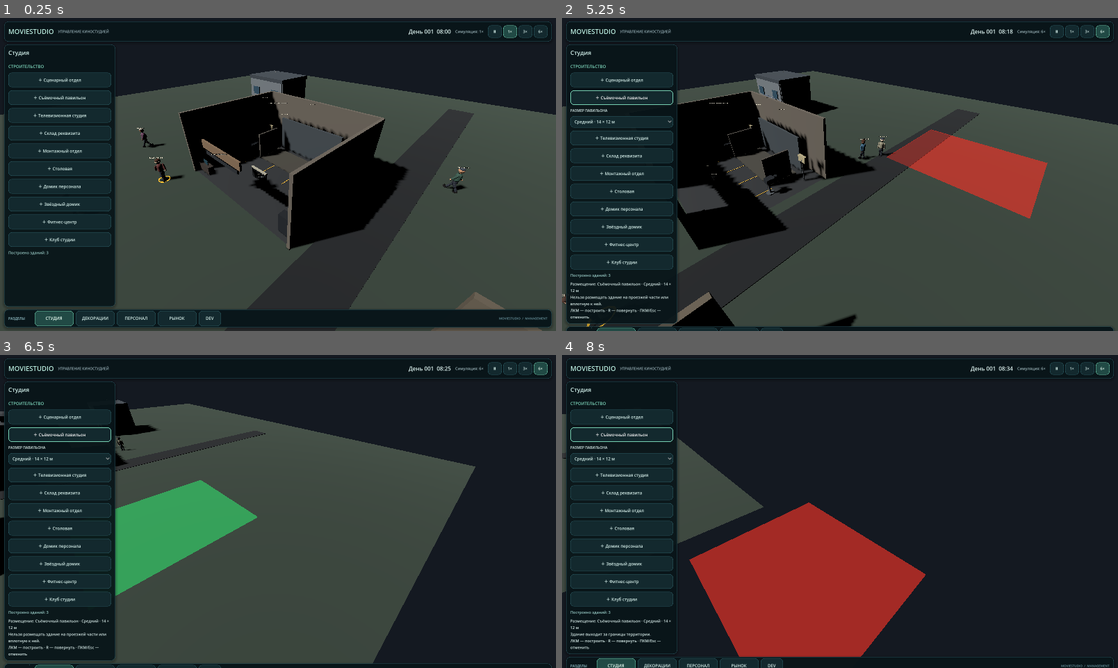
Above: before the commit, frames 1-4 (two rows, left to right).
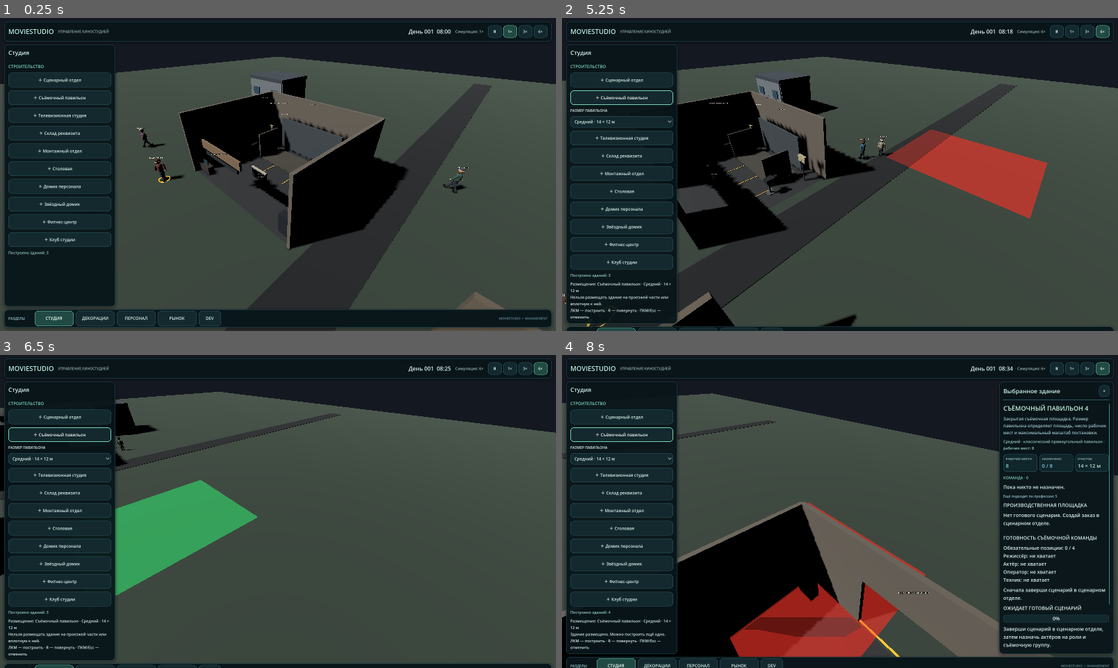
Above: after the commit, the same moments.

Repository: Teft3lb/MovieStudio
Game: Godot game, scene res://scenes/main.tscn
The game is run twice, just before and just after one commit, with the same random seed, the same clock (stepped at 60 frames per second) and the same inputs.
Inputs (mouse positions are in pixels of both pictures, inside the frame that each line leads up to):
- Up to frame 1 (0.25 s): no input
- Up to frame 2 (5.25 s): click "Ⅱ" at 0.5 s; click "1×" at 1.25 s; click "3×" at 2 s; click "6×" at 2.75 s; click "＋ Сценарный отдел" at 3.5 s; click "＋ Съёмочный павильон" at 4.25 s; tap Enter at 5 s; move the mouse to (962, 158) at 5.02 s; hold D from 5.03 s (still down); hold Shift from 5.03 s (still down); click (962, 158) at 5.17 s
- Up to frame 3 (6.5 s): move the mouse to (166, 527) at 5.77 s; release D at 5.78 s; release Shift at 5.78 s; hold S from 5.78 s (still down); tap R at 5.85 s
- Up to frame 4 (8 s): move the mouse to (895, 442) at 6.52 s; release S at 6.53 s; hold D 6.53-7.28 s; hold Shift 6.53-7.28 s; move the mouse to (812, 574) at 7.27 s; hold W from 7.28 s (still down); tap R at 7.35 s; click (812, 574) at 7.42 s

The runs differ from the first frame. In frame 1, 5.6% of the frame differs, in the area x 0-100%, y 12-47%; in frame 2, 6.0%; in frame 3, 22%; in frame 4, 42%, in the area x 0-100%, y 8-100%.

Commit message:
fix(studio): identify film start blockers and expand studio plot

Diff:
--- a/scenes/main.tscn
+++ b/scenes/main.tscn
@@ -8,14 +8,14 @@
 [ext_resource type="Script" path="res://scripts/presentation/ui/studio_hud.gd" id="6_hud"]
 
 [sub_resource type="PlaneMesh" id="PlaneMesh_ground"]
-size = Vector2(100, 100)
+size = Vector2(180, 180)
 
 [sub_resource type="StandardMaterial3D" id="Material_ground"]
 albedo_color = Color(0.22, 0.27, 0.23, 1)
 roughness = 1.0
 
 [sub_resource type="BoxMesh" id="BoxMesh_road"]
-size = Vector3(4, 0.08, 80)
+size = Vector3(4, 0.08, 148)
 
 [sub_resource type="StandardMaterial3D" id="Material_road"]
 albedo_color = Color(0.13, 0.14, 0.15, 1)
--- a/scripts/domain/studio/studio_building_placement_rules.gd
+++ b/scripts/domain/studio/studio_building_placement_rules.gd
@@ -6,7 +6,7 @@
 )
 
 const MIN_BUILDING_GAP: float = 1.5
-const DEFAULT_PLOT_HALF_SIZE: float = 48.0
+const DEFAULT_PLOT_HALF_SIZE: float = 84.0
 const ROAD_CENTER_X: float = 10.0
 const ROAD_HALF_WIDTH: float = 2.0
 const ROAD_CLEARANCE: float = 1.0
--- a/scripts/presentation/orbit_camera_controller.gd
+++ b/scripts/presentation/orbit_camera_controller.gd
@@ -6,7 +6,7 @@
 @export_range(0.0005, 0.02, 0.0005) var mouse_sensitivity: float = 0.004
 @export_range(0.02, 0.3, 0.01) var zoom_factor: float = 0.12
 @export var min_distance: float = 5.0
-@export var max_distance: float = 70.0
+@export var max_distance: float = 125.0
 
 var focus_point: Vector3 = Vector3.ZERO
 var orbit_distance: float = 22.0
--- a/scripts/presentation/studio/film_production_assignment_controller.gd
+++ b/scripts/presentation/studio/film_production_assignment_controller.gd
@@ -399,6 +399,52 @@
 			background_option.set_pressed_no_signal(false)
 	_refresh_production_ui()
 
+func get_assignment_blocker(
+	crew_assignments: Dictionary,
+	cast_assignments: Dictionary,
+	assigned_staff: Array
+) -> String:
+	var script: Variant = _get_latest_script()
+	if script == null:
+		return "Нет готового сценария."
+	var employees_by_id: Dictionary = {}
+	for employee in assigned_staff:
+		employees_by_id[str(employee.id)] = employee
+	var used_ids: Dictionary = {}
+	for role in FILM_CREW_CATALOG_SCRIPT.FILM_CREW_ROLE_CONFIG:
+		var role_id: String = str(role.get("id", ""))
+		var employee_id: String = str(crew_assignments.get(role_id, ""))
+		if employee_id.is_empty():
+			if bool(role.get("required", false)):
+				return "Не назначен сотрудник: %s." % str(role.get("title", role_id))
+			continue
+		if not employees_by_id.has(employee_id):
+			return "Сотрудник для позиции «%s» не назначен в выбранный павильон." % str(role.get("title", role_id))
+		if used_ids.has(employee_id):
+			return "Один сотрудник выбран на несколько позиций съёмочной группы."
+		var employee: Variant = employees_by_id[employee_id]
+		if str(employee.profession_id) != str(role.get("profession_id", "")):
+			return "Профессия сотрудника не подходит для позиции «%s»." % str(role.get("title", role_id))
+		var specialization: String = str(role.get("specialization_id", ""))
+		if not specialization.is_empty() and str(employee.specialization_id) != specialization:
+			return "Необходима специализация для позиции «%s»." % str(role.get("title", role_id))
+		used_ids[employee_id] = true
+	for cast_role in script.cast:
+		var role_id: String = str(cast_role.get("role_id", ""))
+		var employee_id: String = str(cast_assignments.get(role_id, ""))
+		if employee_id.is_empty():
+			return "Не назначен актёр на роль «%s»." % str(cast_role.get("role_title", role_id))
+		if not employees_by_id.has(employee_id):
+			return "Актёр роли «%s» не назначен в выбранный павильон." % str(cast_role.get("role_title", role_id))
+		if used_ids.has(employee_id):
+			return "Один актёр назначен на несколько ролей или одновременно в съёмочную группу. Распредели роли между разными сотрудниками."
+		var actor: Variant = employees_by_id[employee_id]
+		if str(actor.profession_id) not in ["actor", "extra"]:
+			return "На роль «%s» нужен актёр." % str(cast_role.get("role_title", role_id))
+		used_ids[employee_id] = true
+	return "Проверь назначение массовки и обязательные позиции съёмочной группы."
+
+
 func _get_film_crew_assignments(_assigned_staff: Array) -> Dictionary:
 	var result: Dictionary = {}
 	for role_config in FILM_CREW_CATALOG_SCRIPT.FILM_CREW_ROLE_CONFIG:
--- a/scripts/presentation/studio/film_production_controller.gd
+++ b/scripts/presentation/studio/film_production_controller.gd
@@ -183,32 +183,46 @@
 	]
 
 func _can_start_film_production() -> bool:
-	if _get_latest_script() == null:
-		return false
+	return _get_film_production_blocker().is_empty()
+
+
+func _get_film_production_blocker() -> String:
+	var script: Variant = _get_latest_script()
+	if script == null:
+		return "Нет готового сценария. Заверши работу в сценарном отделе."
 	if _active_film_project != null:
 		if str(_active_film_project.status) != "completed":
-			return false
+			return "Предыдущий фильм ещё снимается."
 		var editing_project: Variant = _get_active_editing_project()
 		if editing_project == null or str(editing_project.status) != "completed":
-			return false
+			return "Сначала закончи монтаж предыдущего фильма."
 	var stage_id: String = _get_sound_stage_building_id()
-	if stage_id.is_empty() or not _get_stage_size_requirement_message().is_empty():
-		return false
+	if stage_id.is_empty():
+		return "Построй съёмочный павильон."
+	var stage_size_message: String = _get_stage_size_requirement_message()
+	if not stage_size_message.is_empty():
+		return stage_size_message
 	var assigned_staff: Array = _get_assigned_staff(stage_id)
 	var assignment_controller: RefCounted = _get_assignment_controller()
 	var crew_assignments: Dictionary = assignment_controller.call(
-		"get_film_crew_assignments",
-		assigned_staff
+		"get_film_crew_assignments", assigned_staff
 	)
 	var cast_assignments: Dictionary = assignment_controller.call(
 		"get_cast_assignments"
 	)
-	return bool(assignment_controller.call(
+	if not bool(assignment_controller.call(
 		"has_complete_production_assignments",
 		crew_assignments,
 		cast_assignments,
 		assigned_staff
-	))
+	)):
+		return str(assignment_controller.call(
+			"get_assignment_blocker",
+			crew_assignments,
+			cast_assignments,
+			assigned_staff
+		))
+	return ""
 
 func _find_employee(employee_id: String) -> Variant:
 	if not is_instance_valid(_character_manager):
@@ -1558,11 +1572,8 @@
 				_film_production_status_label.text = "НУЖЕН БОЛЕЕ КРУПНЫЙ ПАВИЛЬОН"
 				_film_production_detail_label.text = stage_size_message
 			else:
-				_film_production_status_label.text = "НЕ ХВАТАЕТ КОМАНДЫ"
-				_film_production_detail_label.text = (
-					"Назначь режиссёра, оператора и техника, затем распредели "
-					+ "актёров по всем ролям сценария."
-			)
+				_film_production_status_label.text = "СЪЁМКИ ПОКА НЕДОСТУПНЫ"
+				_film_production_detail_label.text = _get_film_production_blocker()
 		if _get_latest_script() != null:
 			var set_preview: Dictionary = _get_script_set_dressing_preview(
 				_get_latest_script()
@@ -1590,6 +1601,9 @@
 		if is_instance_valid(_film_production_start_button):
 			_film_production_start_button.text = "НАЧАТЬ СЪЁМКИ"
 			_film_production_start_button.disabled = not can_start
+			_film_production_start_button.tooltip_text = (
+				"" if can_start else _get_film_production_blocker()
+			)
 		return
 
 	var project: Variant = _active_film_project
--- a/scripts/presentation/studio/studio_building_manager.gd
+++ b/scripts/presentation/studio/studio_building_manager.gd
@@ -1374,6 +1374,7 @@
 	var required_tier: int = _get_required_stage_size_tier()
 	var best_suitable_id: String = ""
 	var best_suitable_tier: int = 4
+	var best_staff_count: int = -1
 	var largest_available_id: String = ""
 	var largest_available_tier: int = 0
 	for building in _buildings:
@@ -1385,16 +1386,29 @@
 		var tier: int = BUILDING_CATALOG_SCRIPT.get_stage_size_tier(
 			int(building.stage_size_tier)
 		)
+		var building_id: String = str(building.id)
 		if tier > largest_available_tier:
 			largest_available_tier = tier
-			largest_available_id = str(building.id)
-		if tier >= required_tier and tier < best_suitable_tier:
+			largest_available_id = building_id
+		if tier < required_tier:
+			continue
+		var staffed_count: int = _get_assigned_staff(building_id).size()
+		if (
+			staffed_count > best_staff_count
+			or (
+				staffed_count == best_staff_count
+				and building_id == _selected_building_id
+			)
+			or (
+				staffed_count == best_staff_count
+				and best_suitable_tier > tier
+				and best_suitable_id != _selected_building_id
+			)
+		):
+			best_staff_count = staffed_count
 			best_suitable_tier = tier
-			best_suitable_id = str(building.id)
-	if not best_suitable_id.is_empty():
-		return best_suitable_id
-	return largest_available_id
-
+			best_suitable_id = building_id
+	return best_suitable_id if not best_suitable_id.is_empty() else largest_available_id
 
 func _dispatch_film_crew_to_stage() -> void:
 	_get_film_production_controller().call("_dispatch_film_crew_to_stage")
Not shown, changed: docs/architecture/studio_buildings_v1.md
